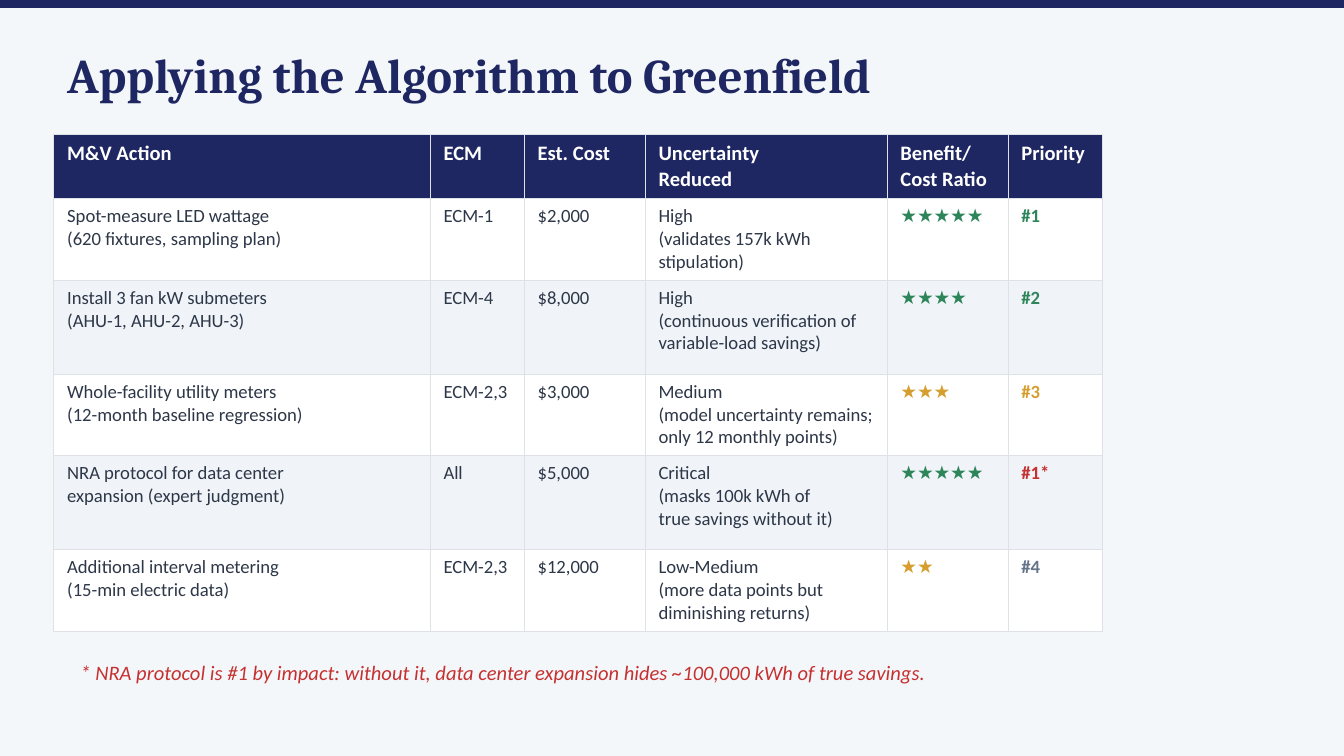
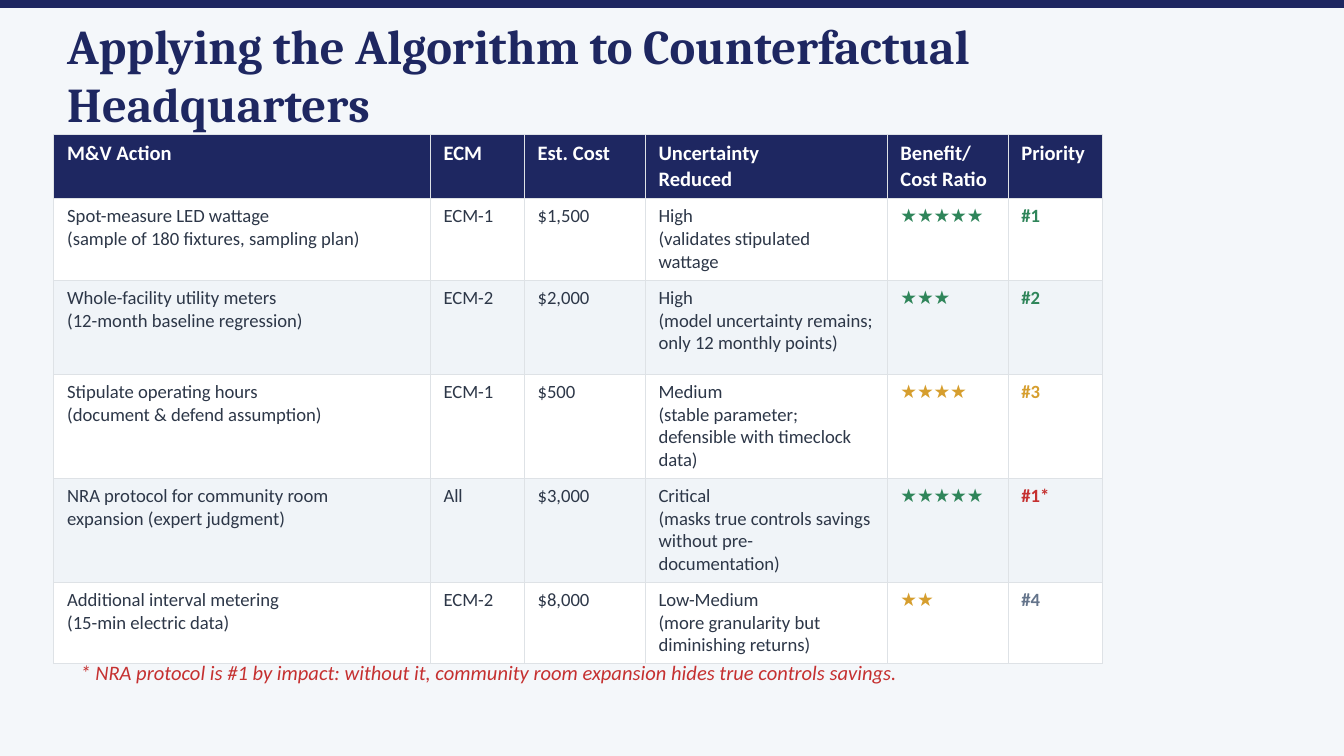
Before and after one commit to jskromer/cmvp-capstone, a slide deck: slide 5 of MV_Uncertainty_Budget_Explainer.pptx. Drawn at 1344x756 pixels with LibreOffice and Linux fonts; fonts in the diff are those of the drawing. Boxes give left, top, right and bottom in pixels: in the first picture for what was removed or moved away, otherwise in the second. Text is boxed around its words. In the diff, an @@ line names an element or a change of style, - is before the commit and + after.

```diff
--- a/MV_Uncertainty_Budget_Explainer.pptx
+++ b/MV_Uncertainty_Budget_Explainer.pptx
@@ text at <box>67,29,970,132</box>: text changed @@
-Applying the Algorithm to Greenfield
+Applying the Algorithm to Counterfactual Headquarters
@@ table at <box>54,134,1102,658</box> @@
-row 2: Spot-measure LED wattage / (620 fixtures, sampling plan) | ECM-1 | $2,000 | High / (validates 157k kWh stipulation) | ★★★★★ | #1
+row 2: Spot-measure LED wattage / (sample of 180 fixtures, sampling plan) | ECM-1 | $1,500 | High / (validates stipulated wattage | ★★★★★ | #1
-row 3: Install 3 fan kW submeters / (AHU-1, AHU-2, AHU-3) | ECM-4 | $8,000 | High / (continuous verification of / variable-load savings) | ★★★★ | #2
+row 3: Whole-facility utility meters / (12-month baseline regression) | ECM-2 | $2,000 | High / (model uncertainty remains; / only 12 monthly points) | ★★★ | #2
-row 4: Whole-facility utility meters / (12-month baseline regression) | ECM-2,3 | $3,000 | Medium / (model uncertainty remains; / only 12 monthly points) | ★★★ | #3
+row 4: Stipulate operating hours / (document & defend assumption) | ECM-1 | $500 | Medium / (stable parameter; / defensible with timeclock data) | ★★★★ | #3
-row 5: NRA protocol for data center / expansion (expert judgment) | All | $5,000 | Critical / (masks 100k kWh of / true savings without it) | ★★★★★ | #1*
+row 5: NRA protocol for community room / expansion (expert judgment) | All | $3,000 | Critical / (masks true controls savings / without pre-documentation) | ★★★★★ | #1*
-row 6: Additional interval metering / (15-min electric data) | ECM-2,3 | $12,000 | Low-Medium / (more data points but / diminishing returns) | ★★ | #4
+row 6: Additional interval metering / (15-min electric data) | ECM-2 | $8,000 | Low-Medium / (more granularity but / diminishing returns) | ★★ | #4
@@ text at <box>95,665,897,684</box>: text changed @@
-* NRA protocol is #1 by impact: without it, data center expansion hides ~100,000 kWh of true savings.
+* NRA protocol is #1 by impact: without it, community room expansion hides true controls savings.
```
Also in this commit, not shown: 5 other slides changed.
